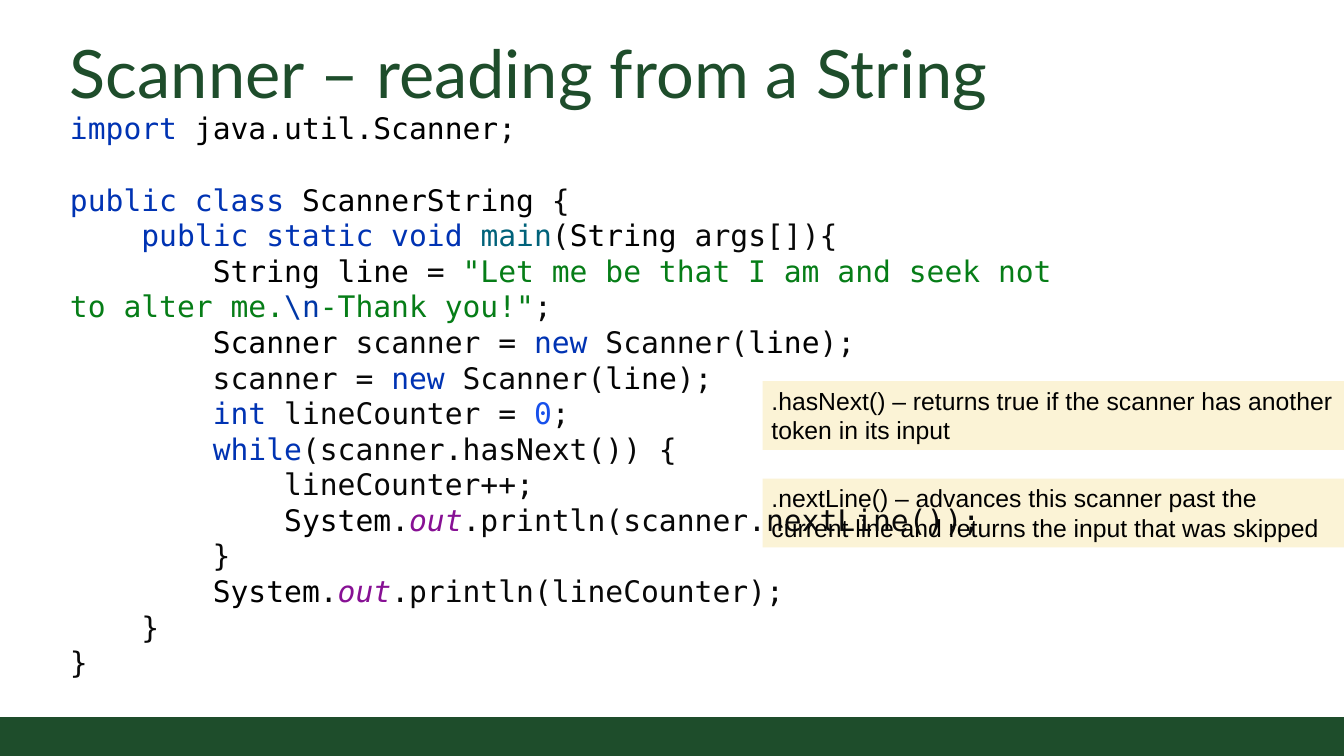
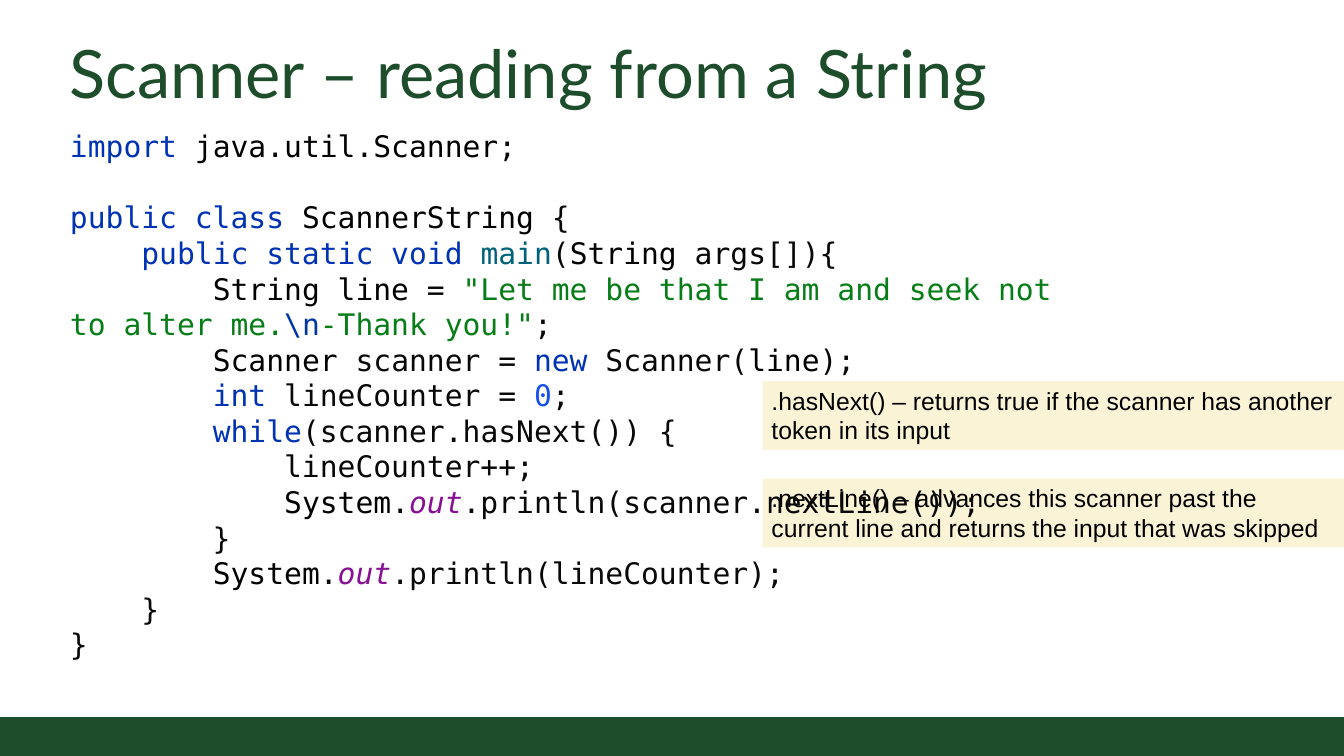
Before and after one commit to CSU-CompSci-CS163-4/Handouts, a slide deck: slide 9 of slides/On-Campus/07_01_FileInput.pptx. Drawn at 1344x756 pixels with LibreOffice and Linux fonts; fonts in the diff are those of the drawing; background and template pictures are left out. Boxes give left, top, right and bottom in pixels: in the first picture for what was removed or moved away, otherwise in the second. Text is boxed around its words. In the diff, an @@ line names an element or a change of style, - is before the commit and + after.

Commit message:
File lecture updated

```diff
--- a/slides/On-Campus/07_01_FileInput.pptx
+++ b/slides/On-Campus/07_01_FileInput.pptx
@@ text at [70, 134, 1052, 590]: text changed @@
-import java.util.Scanner;
-public class ScannerString {
-public static void main(String args[]){
-String line = "Let me be that I am and seek not to alter me.\n-Thank you!";
-Scanner scanner = new Scanner(line);
-scanner = new Scanner(line);
-int lineCounter = 0;
-while(scanner.hasNext()) {
-lineCounter++;
-System.out.println(scanner.nextLine());
-}
-System.out.println(lineCounter);
-}
-}
+import java.util.Scanner;
+public class ScannerString {
+public static void main(String args[]){
+String line = "Let me be that I am and seek not to alter me.\n-Thank you!";
+Scanner scanner = new Scanner(line);
+int lineCounter = 0;
+while(scanner.hasNext()) {
+lineCounter++;
+System.out.println(scanner.nextLine());
+}
+System.out.println(lineCounter);
+}
+}
```
Also in this commit, not shown: 1 other slide changed.
